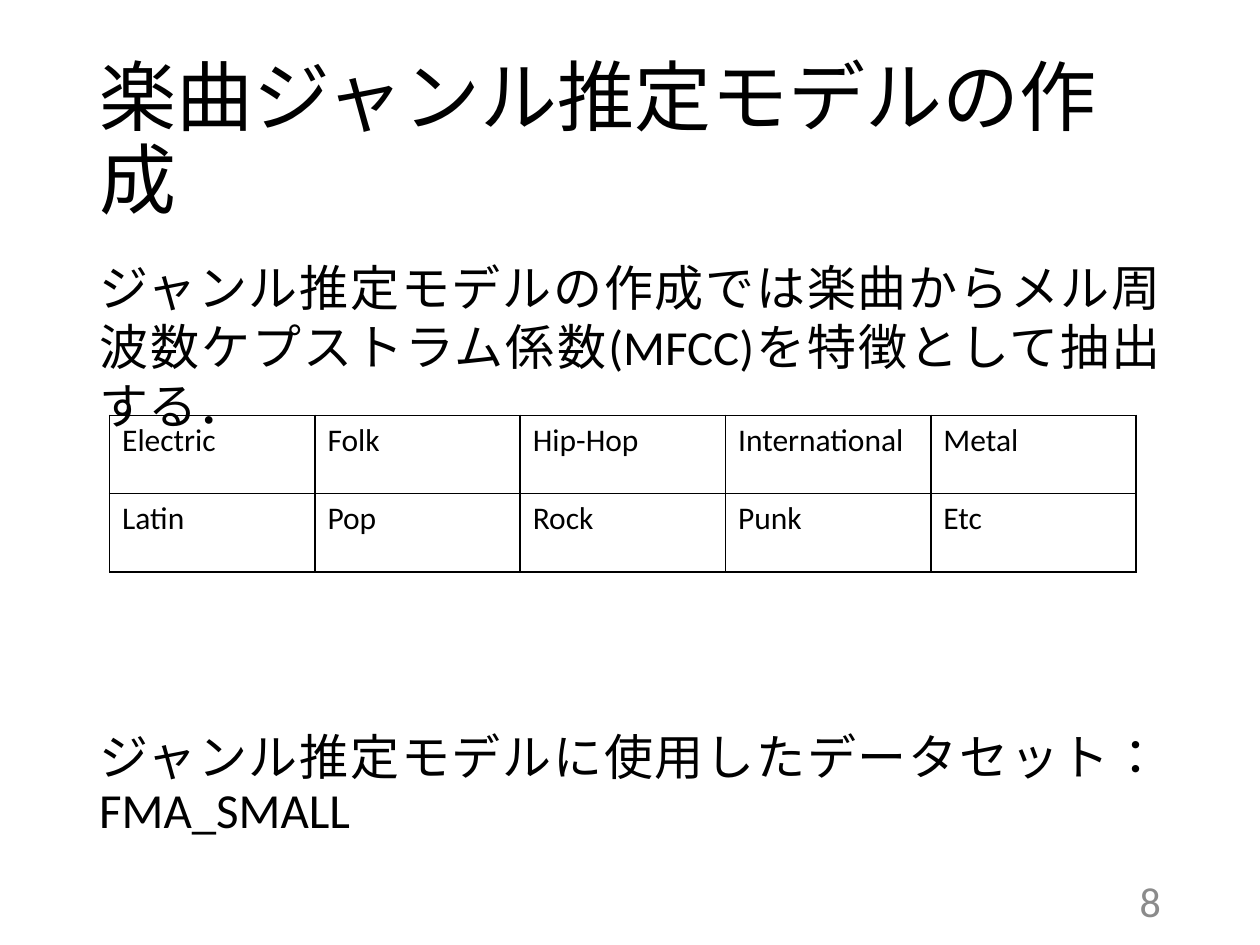
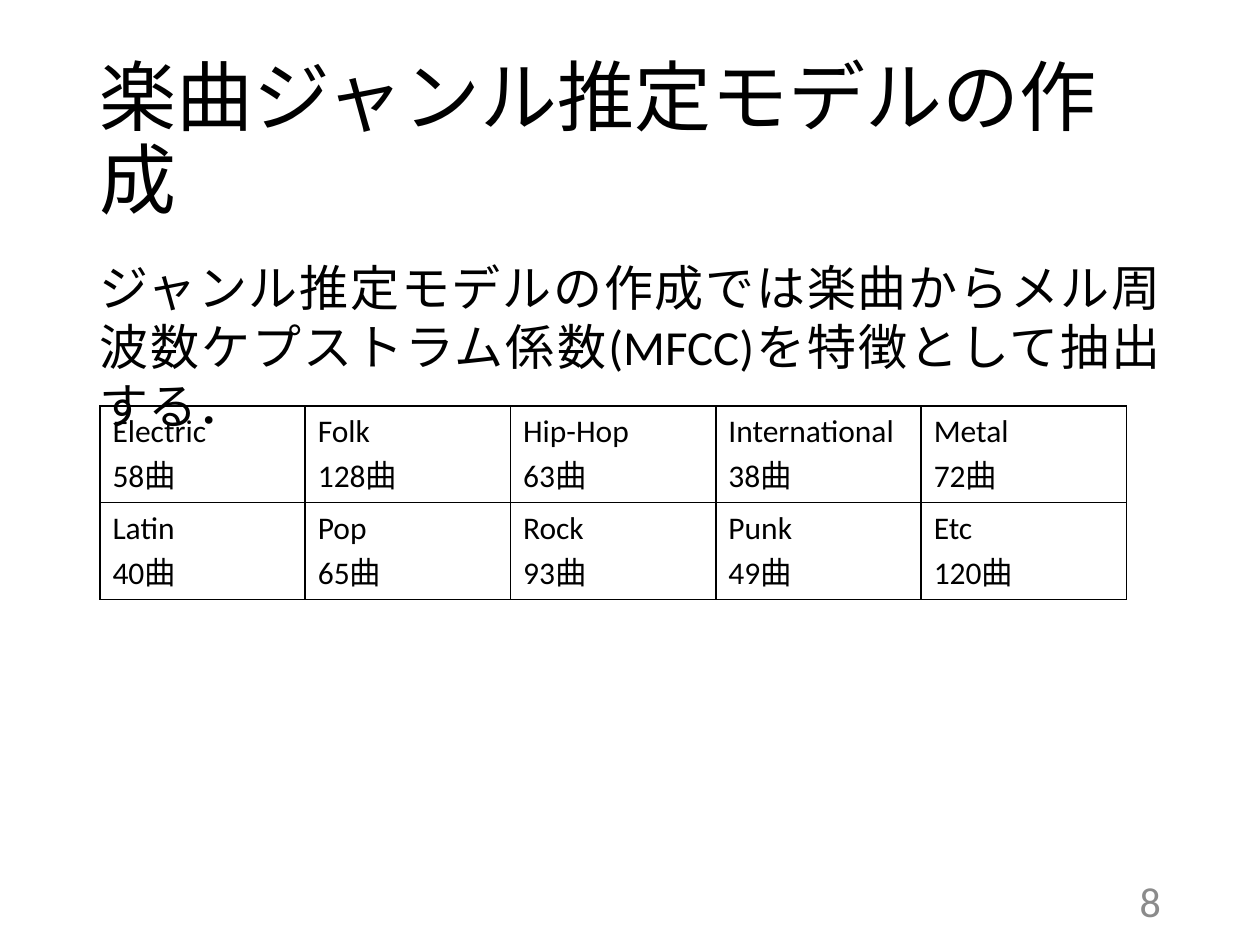
Before and after one commit to kait-takanolab/1821144-yoshii-thesis, a slide deck: slide 8 of 発表用スライド/1821144_卒研発表.pptx. Drawn at 1260x945 pixels with LibreOffice and Linux fonts; fonts in the diff are those of the drawing. Boxes give left, top, right and bottom in pixels: in the first picture for what was removed or moved away, otherwise in the second. Text is boxed around its words. In the diff, an @@ line names an element or a change of style, - is before the commit and + after.

```diff
--- a/発表用スライド/1821144_卒研発表.pptx
+++ b/発表用スライド/1821144_卒研発表.pptx
@@ table at bbox=[100, 406, 1126, 591] @@
-row 1: Electric | Folk | Hip-Hop | International | Metal
+row 1: Electric / 58曲 | Folk / 128曲 | Hip-Hop / 63曲 | International / 38曲 | Metal / 72曲
-row 2: Latin | Pop | Rock | Punk | Etc
+row 2: Latin / 40曲 | Pop / 65曲 | Rock / 93曲 | Punk / 49曲 | Etc / 120曲
@@ table: place and size @@
-table at bbox=[110, 416, 1137, 572]
+table at bbox=[100, 406, 1126, 591]
@@ text at bbox=[99, 733, 1160, 835]: paragraph removed @@
-ジャンル推定モデルに使用したデータセット：FMA_SMALL
```
Also in this commit, not shown: 11 other slides changed, 2 slides added, 3 slides removed, 1 other file.
